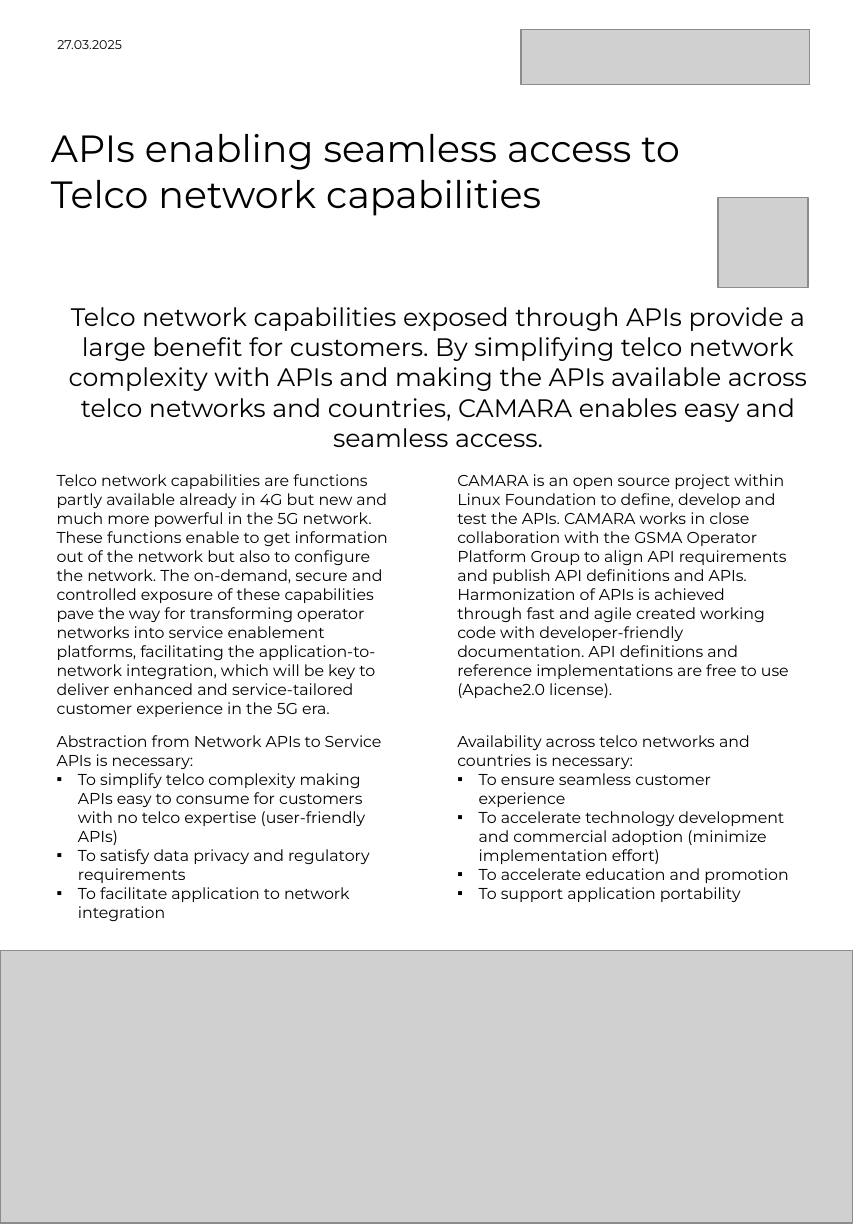
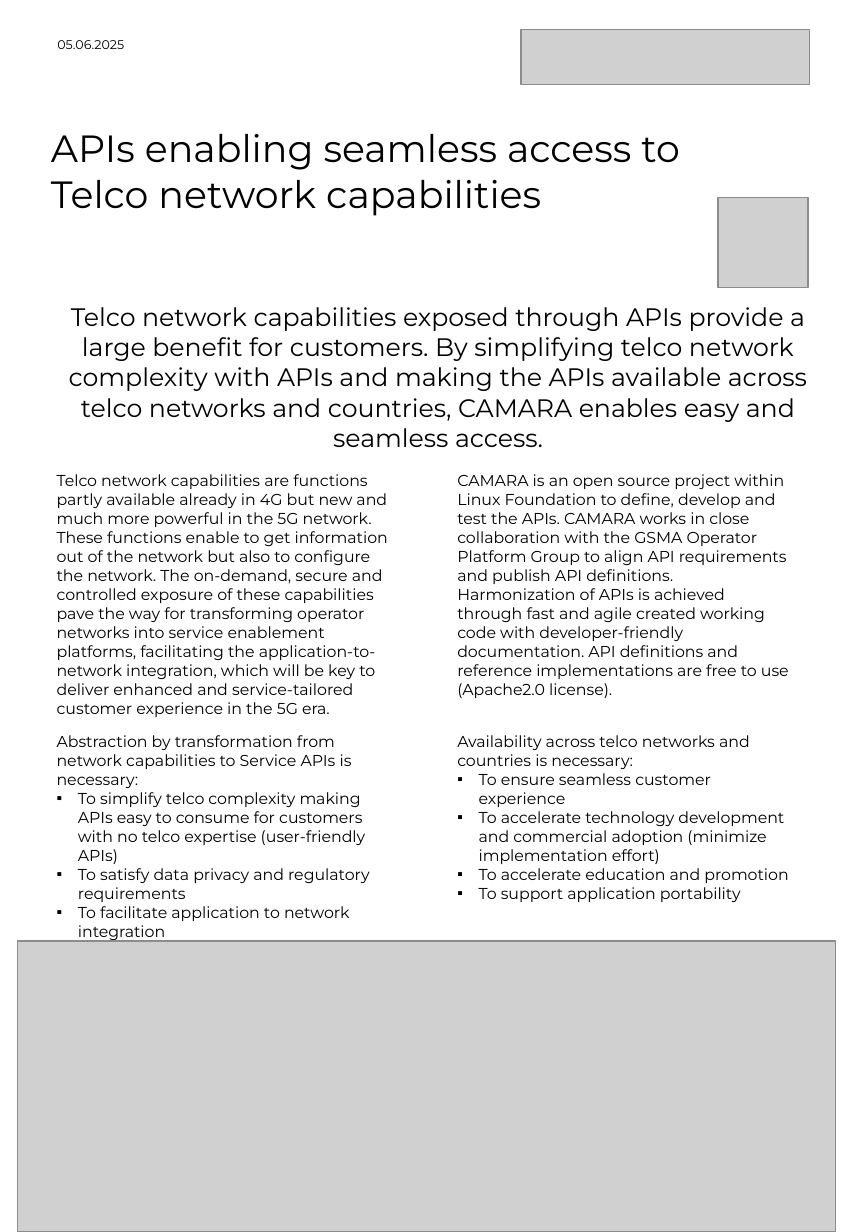
Before and after one commit to camaraproject/Marketing, a slide deck: slide 1 of documentation/MarketingMaterial/CAMARA Onepager.pptx. Drawn at 853x1232 pixels with LibreOffice and Linux fonts; fonts in the diff are those of the drawing; grey boxes stand for pictures; background and template pictures are left out. Boxes give left, top, right and bottom in pixels: in the first picture for what was removed or moved away, otherwise in the second. Text is boxed around its words. In the diff, an @@ line names an element or a change of style, - is before the commit and + after.

```diff
--- a/documentation/MarketingMaterial/CAMARA Onepager.pptx
+++ b/documentation/MarketingMaterial/CAMARA Onepager.pptx
@@ text at (x1=57, y1=40, x2=124, y2=49): text changed @@
-27.03.2025
+05.06.2025
@@ text at (x1=457, y1=474, x2=789, y2=698): text changed @@
-CAMARA is an open source project within Linux Foundation to define, develop and test the APIs. CAMARA works in close collaboration with the GSMA Operator Platform Group to align API requirements and publish API definitions and APIs. Harmonization of APIs is achieved through fast and agile created working code with developer-friendly documentation. API definitions and reference implementations are free to use (Apache2.0 license).
+CAMARA is an open source project within Linux Foundation to define, develop and test the APIs. CAMARA works in close collaboration with the GSMA Operator Platform Group to align API requirements and publish API definitions. Harmonization of APIs is achieved through fast and agile created working code with developer-friendly documentation. API definitions and reference implementations are free to use (Apache2.0 license).
@@ text at (x1=57, y1=735, x2=352, y2=788): text changed @@
-Abstraction from Network APIs to Service APIs is necessary:
+Abstraction by transformation from network capabilities to Service APIs is necessary:
@@ picture resized from (x1=0, y1=951, x2=853, y2=1224) to (x1=18, y1=941, x2=836, y2=1232) @@
```
Also in this commit, not shown: 2 other files.
